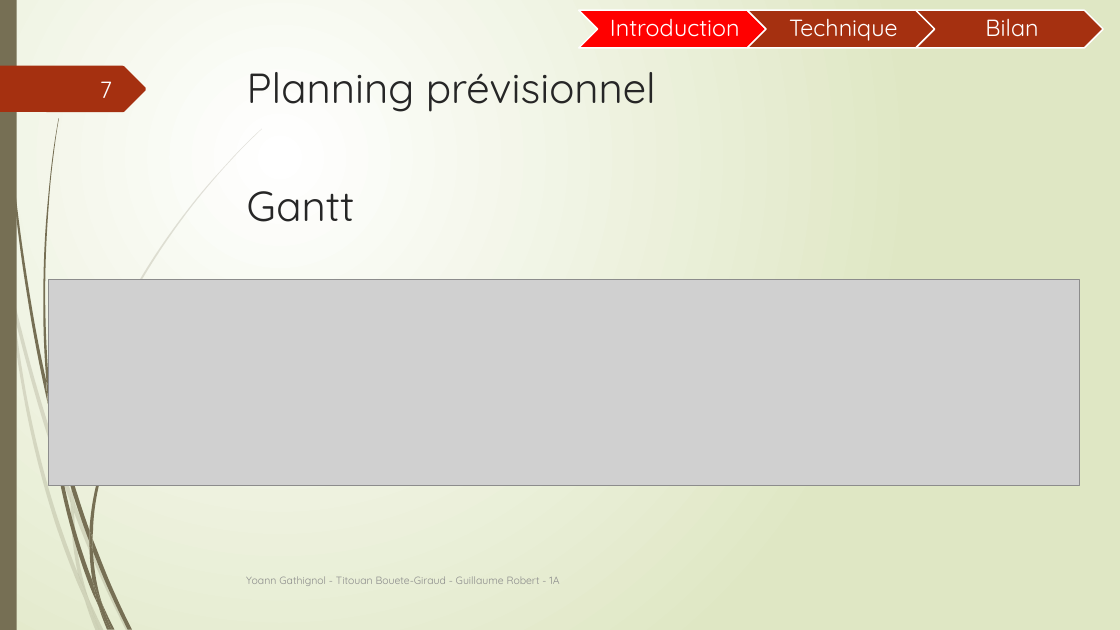
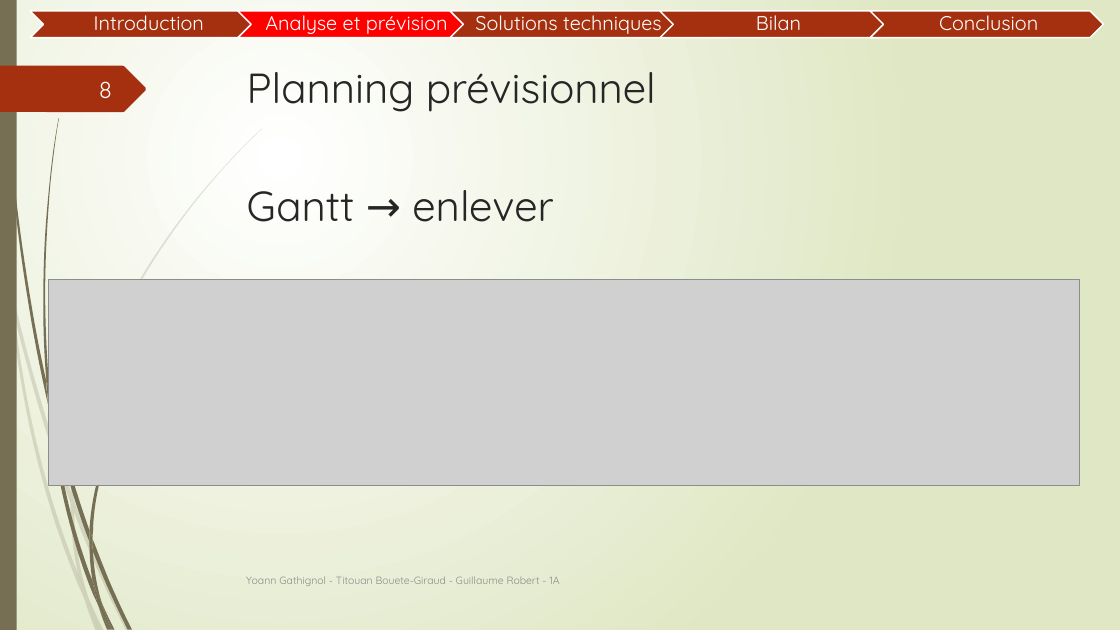
Before and after one commit to Guyoms/PTUT2016, a slide deck: slide 8 of IHearISay/I_HEAR_I_SAY_Intro.pptx (slide 7 before the commit). Drawn at 1120x630 pixels with LibreOffice and Linux fonts; fonts in the diff are those of the drawing; grey boxes stand for pictures. Boxes give left, top, right and bottom in pixels: in the first picture for what was removed or moved away, otherwise in the second. Text is boxed around its words. In the diff, an @@ line names an element or a change of style, - is before the commit and + after.

Commit message:
Dépôt pptx intro + pts techniques à améliorier

```diff
--- a/IHearISay/I_HEAR_I_SAY_Intro.pptx
+++ b/IHearISay/I_HEAR_I_SAY_Intro.pptx
@@ text "Introduction" at (94,9,204,31): size 20 to 17 pt; less space between paragraphs @@
@@ text "Introduction": place and size @@
-text "Introduction" at (610,19,740,37)
+text "Introduction" at (94,9,204,31)
@@ chevron: place and size @@
-chevron at (579,10,766,48)
+chevron at (450,11,684,38)
@@ chevron at (450,11,684,38): fill #FF0000 to #A53010 @@
@@ chevron: place and size @@
-chevron at (748,10,935,48)
+chevron at (660,11,894,38)
@@ text "Bilan": place and size @@
-text "Bilan" at (985,19,1038,37)
+text "Bilan" at (756,9,801,30)
@@ text "Bilan" at (756,9,801,30): size 20 to 17 pt; less space between paragraphs @@
@@ text removed at (789,19,897,41) @@
-Technique
@@ chevron: place and size @@
-chevron at (916,10,1103,48)
+chevron at (870,11,1104,38)
@@ group added at (30,9,1038,38): 3 texts, 2 chevrons @@
+Analyse et prévision
+Solutions techniques
+Conclusion
@@ page number at (99,81,112,98): text changed @@
-7
+8
@@ text at (247,190,554,222): text changed @@
-Gantt
+Gantt → enlever
```
Also in this commit, not shown: 10 other slides changed, 1 slide added, 1 other file.
